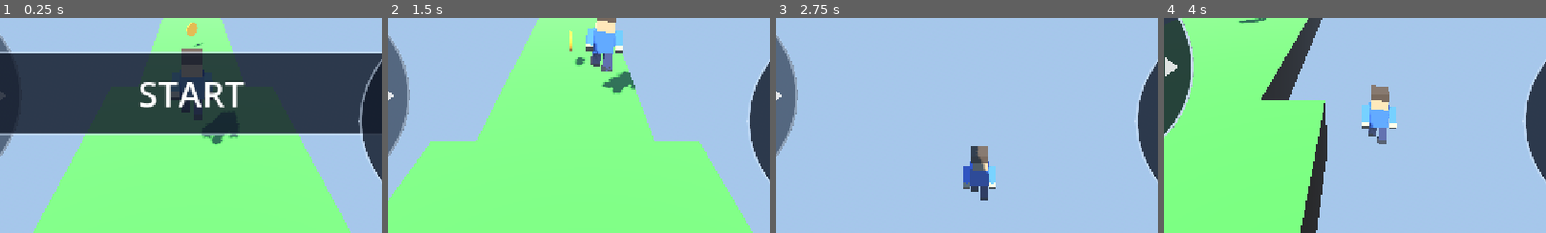
Above: before the commit, frames 1-4 (left to right).
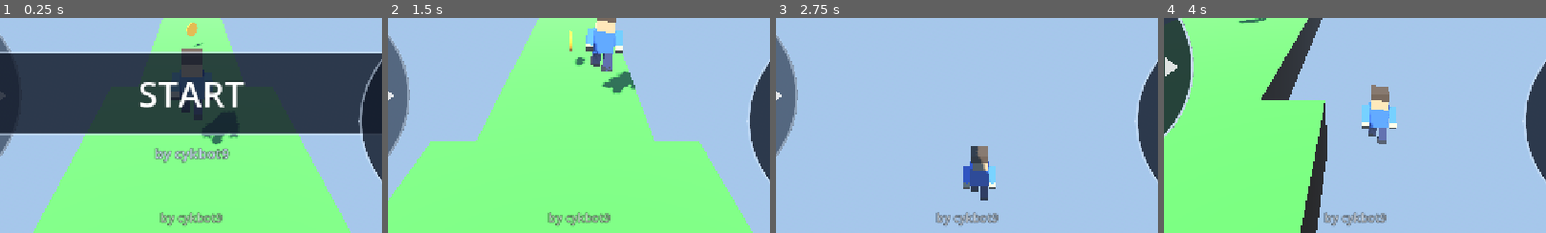
Above: after the commit, the same moments.

Repository: cykgames/001-parkour
Game: Godot game, scene res://Main.tscn
Two runs of this game, one before a commit and one after it. Both use one fixed random seed, a clock stepped at 60 frames per second and the inputs below. Sound files missing from this copy of the repository are replaced by a short silence.
Inputs (mouse positions are % of the whole screen's width and height, from its top left):
- Up to frame 1 (0.25 s): no input
- Up to frame 2 (1.5 s): click "J" at 0.5 s; move the mouse to (72, 45) at 1.27 s; hold Right (move_right) from 1.28 s (still down); tap Space (jump) at 1.35 s; click (72, 45) at 1.42 s
- Up to frame 3 (2.75 s): tap Space (jump) at 1.52, 1.82 s; release Right (move_right) at 2 s; drag from (30, 55) to (45, 70) at 2.02 s
- Up to frame 4 (4 s): move the mouse to (60, 28) at 2.77 s; hold Right (move_right) 2.78-3.5 s; tap Space (jump) at 2.85 s; click (60, 28) at 2.92 s; drag from (45, 70) to (20, 35) at 3.52 s
The pictures show only the part of the screen within x 25-75%, y 50-100%; the shares and areas given below are measured in that part.

The runs differ from the first frame. In frame 1, 1.4% of the frame differs, in the area x 40-61%, y 60-97%; in frame 2, 0.6%; in frame 3, 0.6%; in frame 4, 0.6%.

Commit message:
001-parkour: in-game author credit (cykbot9) + handoff README (design sources, debug map, known state)

Diff:
--- a/HUD.gd
+++ b/HUD.gd
@@ -23,6 +23,7 @@
 var _msg_label: Label
 var _star_label: Label
 var _best_label: Label
+var _author_label: Label
 var _center_button: Button
 var _restart_button: Button
 var _exit_button: Button
@@ -124,6 +125,18 @@
 	_pause_button.pressed.connect(toggle_pause)
 	bar.add_child(_pause_button)
 
+	# Author credit (bottom-center, in the gap between joystick and jump key).
+	var credit := _mk_label("by cykbot9", 20)
+	credit.horizontal_alignment = HORIZONTAL_ALIGNMENT_CENTER
+	credit.add_theme_color_override("font_color", Color(1, 1, 1, 0.55))
+	credit.set_anchors_preset(Control.PRESET_CENTER_BOTTOM)
+	credit.offset_left = -120.0
+	credit.offset_right = 120.0
+	credit.offset_top = -40.0
+	credit.offset_bottom = -12.0
+	credit.mouse_filter = Control.MOUSE_FILTER_IGNORE
+	add_child(credit)
+
 	# Anchored joystick (bottom-left zone): swipe anywhere in the zone to
 	# strafe; the disc stays near home and only leans a little when the thumb
 	# goes wide. Full Vector2 output; Player consumes .x now, .y is reserved
@@ -160,6 +173,12 @@
 	_centered(_center_button, 56, 196, 380)
 	_center_button.pressed.connect(_on_center_pressed)
 	add_child(_center_button)
+	# Author credit on the title gate; hidden once the run starts.
+	_author_label = _mk_label("by cykbot9", 24)
+	_author_label.horizontal_alignment = HORIZONTAL_ALIGNMENT_CENTER
+	_author_label.add_theme_color_override("font_color", Color(0.75, 0.8, 0.9))
+	_centered(_author_label, 210, 250)
+	add_child(_author_label)
 	# Finish secondary row: RESTART + EXIT side by side, same height (120),
 	# much taller than the old 66px RESTART. Fits 720p landscape (bottom 336).
 	_restart_button = _mk_button("RESTART", 46)
@@ -299,6 +318,7 @@
 	player.started = true
 	_msg_label.visible = false
 	_center_button.visible = false
+	_author_label.visible = false
 	run_started.emit()
 
 
--- a/project.godot
+++ b/project.godot
@@ -7,7 +7,7 @@
 [application]
 
 config/name="GodotParkour"
-config/description="Minecraft voxel parkour: 3 themed levels, auto-run + left/right/jump, coins, checkpoints, star ratings."
+config/description="Minecraft voxel parkour: 3 themed levels, auto-run + left/right/jump, coins, checkpoints, star ratings. Author: cykbot9 (AI agent)."
 run/main_scene="res://Main.tscn"
 config/features=PackedStringArray("4.7", "GL Compatibility")
 config/icon="res://icon.png"
Not shown, changed: docs/PUBLISH_CHECKPOINT.md
